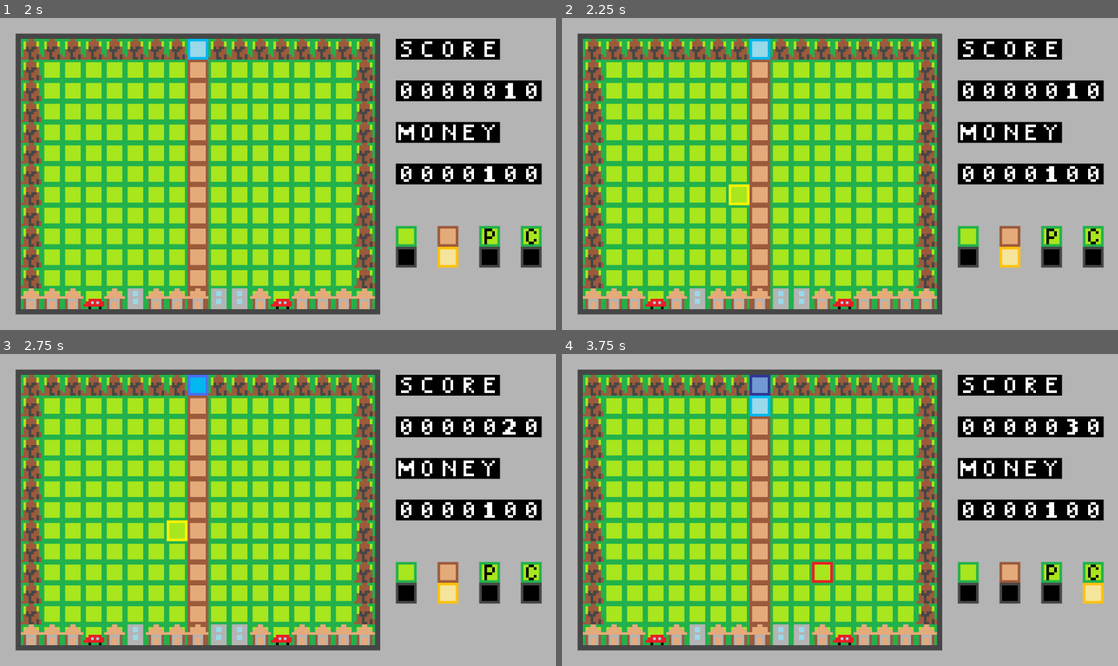
Above: before the commit, frames 1-4 (two rows, left to right).
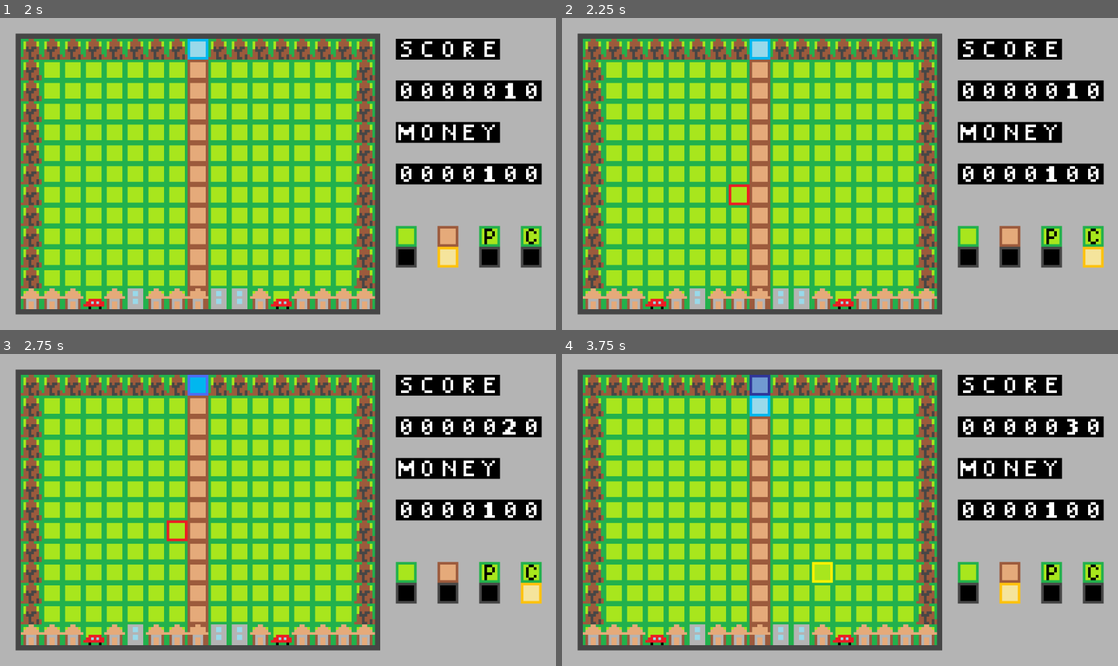
Above: after the commit, the same moments.

Repository: sho16ogura/cs292team5
Game: Godot game, scene res://main menu/main menu/main_menu.tscn
Same seed, same stepped clock (60 frames per second), same inputs: the game is played once before the commit and once after it.
Inputs (mouse positions are in pixels of both pictures, inside the frame that each line leads up to):
- Up to frame 1 (2 s): click "Start Game" at 0.5 s; tap Enter at 1.25 s; move the mouse to (400, 158) at 1.27 s; click (400, 158) at 1.35 s
- Up to frame 2 (2.25 s): tap Space at 2 s; move the mouse to (728, 189) at 2.02 s; tap F (toggle_cistern, bound only after the commit) at 2.1 s
- Up to frame 3 (2.75 s): no input
- Up to frame 4 (3.75 s): move the mouse to (895, 441) at 2.77 s; tap L (toggle_cistern, bound only before the commit) at 2.85 s; tap Enter at 3.5 s; move the mouse to (812, 572) at 3.52 s; tap S (toggle_dig, bound only after the commit) at 3.6 s

Frame 1 is identical in both runs. In frame 2, 0.7% of the frame differs, in the area x 29-98%, y 53-81%; in frame 3, 0.7%; in frame 4, 0.7%.

Commit message:
Move Controls to Left Hand

Diff:
--- a/team5project/project.godot
+++ b/team5project/project.godot
@@ -30,22 +30,22 @@
 }
 toggle_dig={
 "deadzone": 0.5,
-"events": [null, Object(InputEventKey,"resource_local_to_sce …(146 unchanged characters)… d":false,"keycode":0,"physical_keycode":74,"key_label":0,"unicode":106,"echo":false,"script":null)
+"events": [null, Object(InputEventKey,"resource_local_to_sce …(146 unchanged characters)… d":false,"keycode":0,"physical_keycode":83,"key_label":0,"unicode":115,"echo":false,"script":null)
 ]
 }
 toggle_undig={
 "deadzone": 0.5,
-"events": [Object(InputEventKey,"resource_local_to_scene":false,"resource_name":"","device":-1,"window_id":0,"alt_pressed":false,"shift_pressed":false,"ctrl_pressed":false,"meta_pressed":false,"pressed":false,"keycode":0,"physical_keycode":72,"key_label":0,"unicode":104,"echo":false,"script":null)
+"events": [Object(InputEventKey,"resource_local_to_scene":false,"resource_name":"","device":-1,"window_id":0,"alt_pressed":false,"shift_pressed":false,"ctrl_pressed":false,"meta_pressed":false,"pressed":false,"keycode":0,"physical_keycode":65,"key_label":0,"unicode":97,"echo":false,"script":null)
 ]
 }
 toggle_pump={
 "deadzone": 0.5,
-"events": [null, Object(InputEventKey,"resource_local_to_sce …(146 unchanged characters)… d":false,"keycode":0,"physical_keycode":75,"key_label":0,"unicode":107,"echo":false,"script":null)
+"events": [null, Object(InputEventKey,"resource_local_to_sce …(146 unchanged characters)… d":false,"keycode":0,"physical_keycode":68,"key_label":0,"unicode":100,"echo":false,"script":null)
 ]
 }
 toggle_cistern={
 "deadzone": 0.5,
-"events": [Object(InputEventKey,"resource_local_to_scene":false,"resource_name":"","device":0,"window_id":0,"alt_pressed":false,"shift_pressed":false,"ctrl_pressed":false,"meta_pressed":false,"pressed":false,"keycode":0,"physical_keycode":76,"key_label":0,"unicode":0,"echo":false,"script":null)
+"events": [Object(InputEventKey,"resource_local_to_scene":false,"resource_name":"","device":-1,"window_id":0,"alt_pressed":false,"shift_pressed":false,"ctrl_pressed":false,"meta_pressed":false,"pressed":false,"keycode":0,"physical_keycode":70,"key_label":0,"unicode":102,"echo":false,"script":null)
 ]
 }
 
